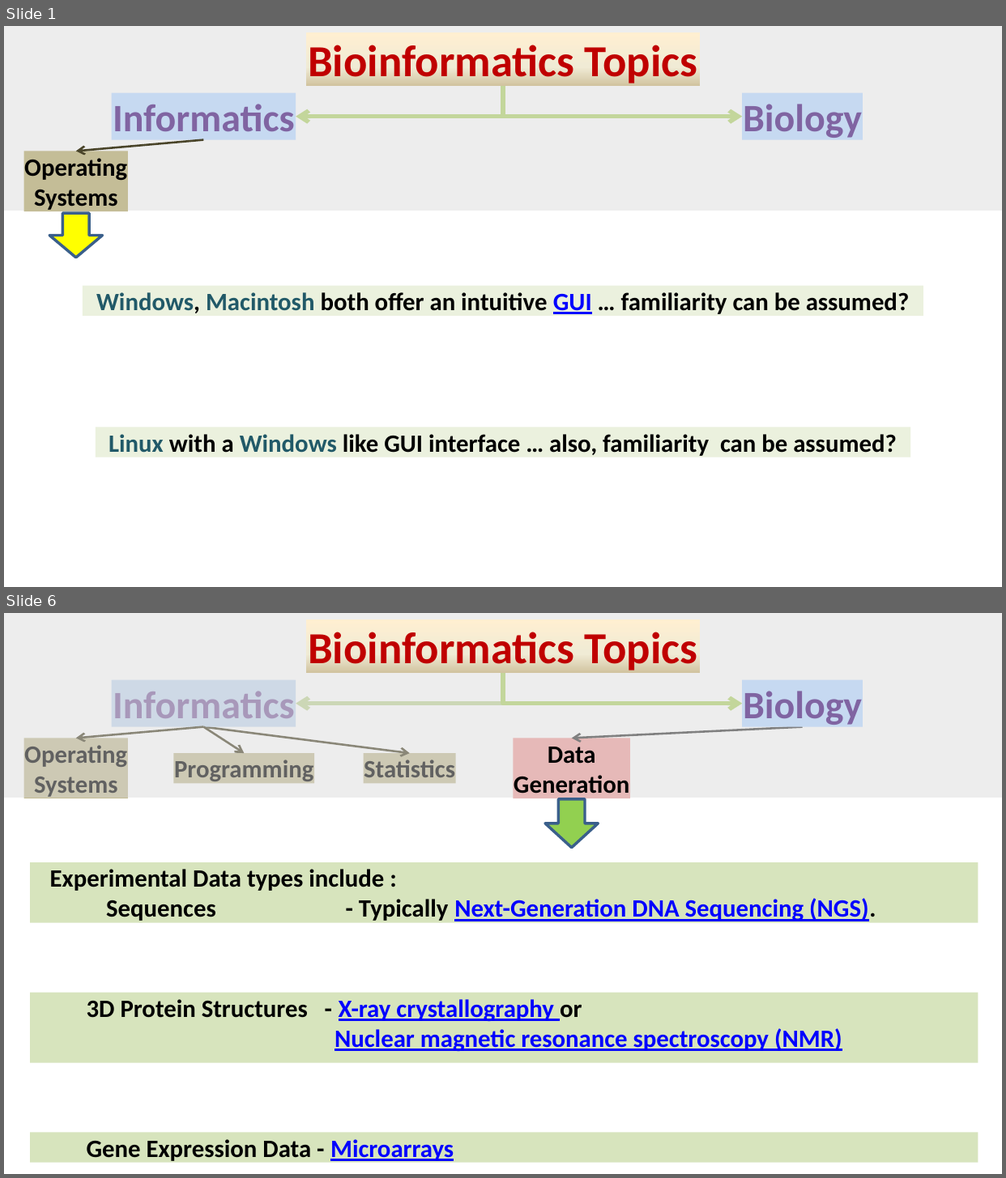
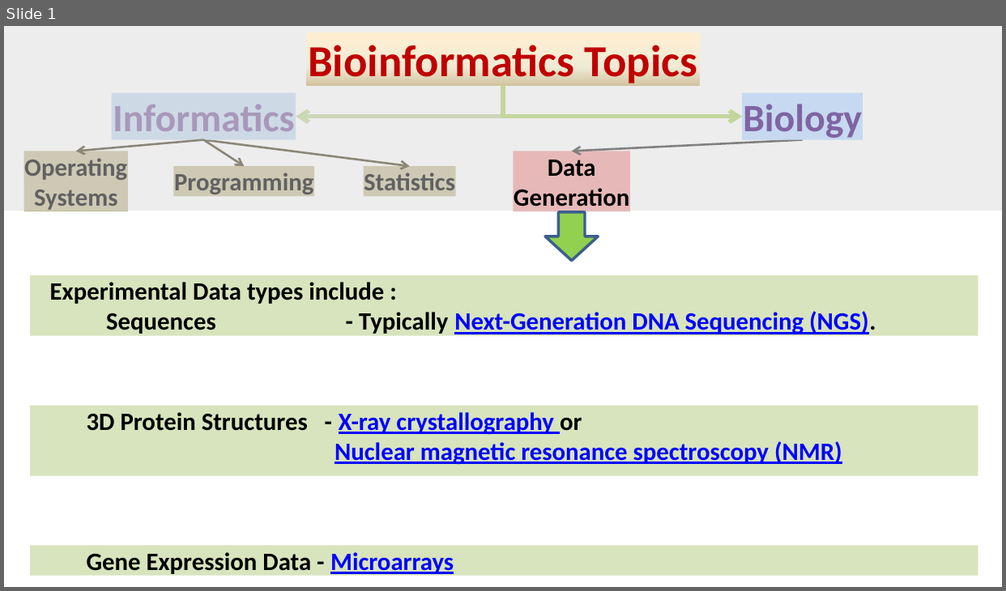
Before and after one commit to BioinformaticsTraining/Introduction-to-Bioinformatics, a slide deck: Presentations/01-Bioinformatics_Topics_Full/Part01/01-Bioinformatics_Topics-p1.pptx. Shown one above the other, each under a label of ours: slides 1 and 6 before the commit, slide 1 after it; the slides between them are not shown. The pictures are 1006x1178 and 1006x591 pixels, drawn with LibreOffice and Linux fonts; fonts in the diff are those of the drawing. Boxes give left, top, right and bottom in pixels: in the first picture for what was removed or moved away, otherwise in the second. Text is boxed around its words. In the diff, an @@ line names an element or a change of style, - is before the commit and + after.

```diff
--- a/Presentations/01-Bioinformatics_Topics_Full/Part01/01-Bioinformatics_Topics-p1.pptx
+++ b/Presentations/01-Bioinformatics_Topics_Full/Part01/01-Bioinformatics_Topics-p1.pptx
@@ slide 1 removed at <box>4,26,1002,587</box>, background #FFFFFF @@
@@ rectangle removed at <box>4,26,1002,211</box> @@
@@ rectangle removed at <box>306,32,701,86</box> @@
-Bioinformatics Topics
@@ rectangle removed at <box>112,93,296,139</box> @@
-Informatics
@@ elbow arrow removed from (503, 86) to (296, 117) @@
@@ elbow arrow removed from (503, 86) to (743, 117) @@
@@ rectangle removed at <box>743,93,863,139</box> @@
-Biology
@@ arrow removed from (203, 139) to (76, 151) @@
@@ rectangle removed at <box>24,151,128,211</box> @@
-Operating
-Systems
@@ down arrow removed at <box>50,214,103,258</box> @@
@@ rectangle removed at <box>83,285,924,315</box> @@
-Windows, Macintosh both offer an intuitive GUI … familiarity can be assumed?
@@ rectangle removed at <box>96,427,911,457</box> @@
-Linux with a Windows like GUI interface … also, familiarity can be assumed?
@@ what was slide 6 is now slide 1 @@
```
Also in this commit, not shown: 4 other slides removed, 7 other files.
